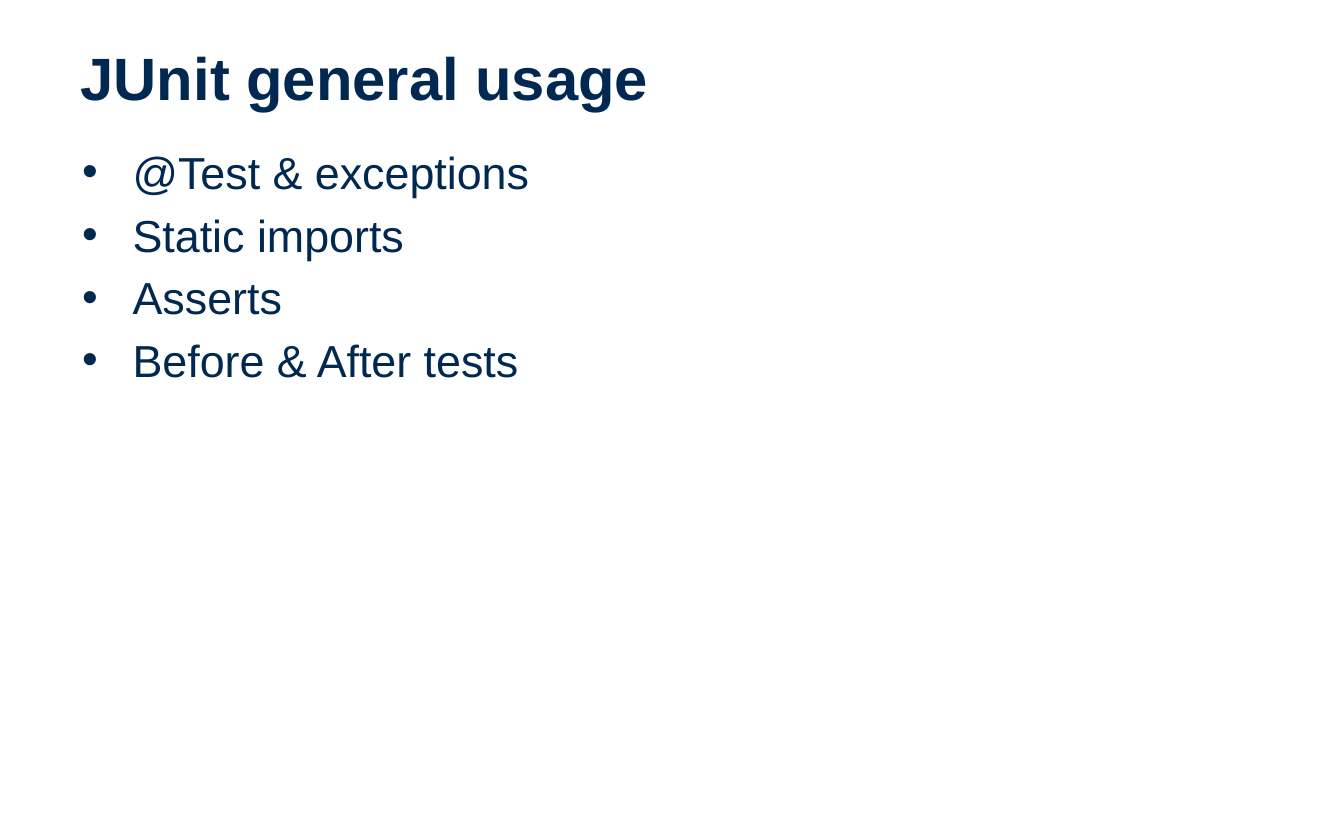
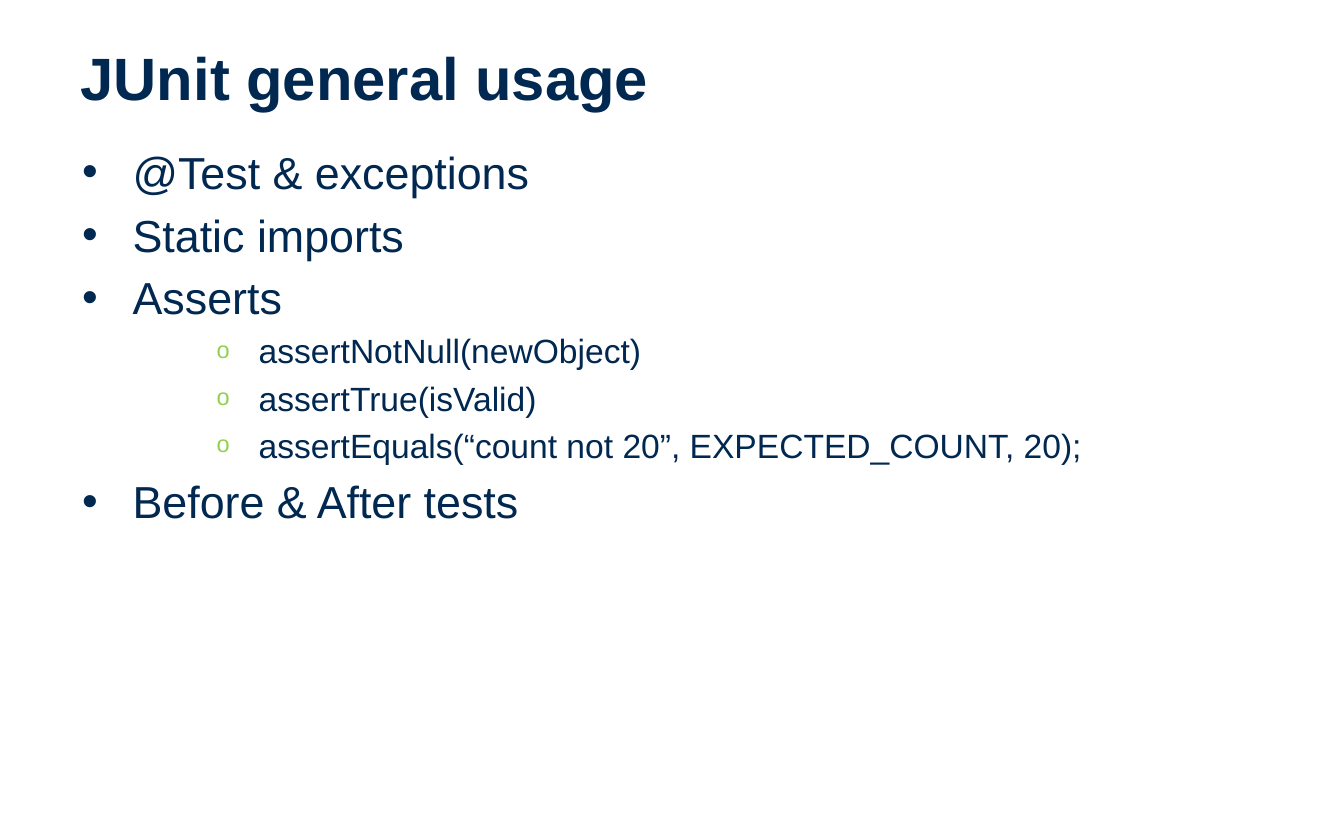
Before and after one commit to entelect/Dojo_UnitTesting_Java, a slide deck: slide 4 of Entelect Dojo Unit Testing.pptx. Drawn at 1344x840 pixels with LibreOffice and Linux fonts; fonts in the diff are those of the drawing; background and template pictures are left out. Boxes give left, top, right and bottom in pixels: in the first picture for what was removed or moved away, otherwise in the second. Text is boxed around its words. In the diff, an @@ line names an element or a change of style, - is before the commit and + after.

```diff
--- a/Entelect Dojo Unit Testing.pptx
+++ b/Entelect Dojo Unit Testing.pptx
@@ text at (x1=259, y1=338, x2=1082, y2=464): paragraphs added @@
+    o assertNotNull(newObject)
+    o assertTrue(isValid)
+    o assertEquals(“count not 20”, EXPECTED_COUNT, 20);
```
Also in this commit, not shown: 5 other files.
